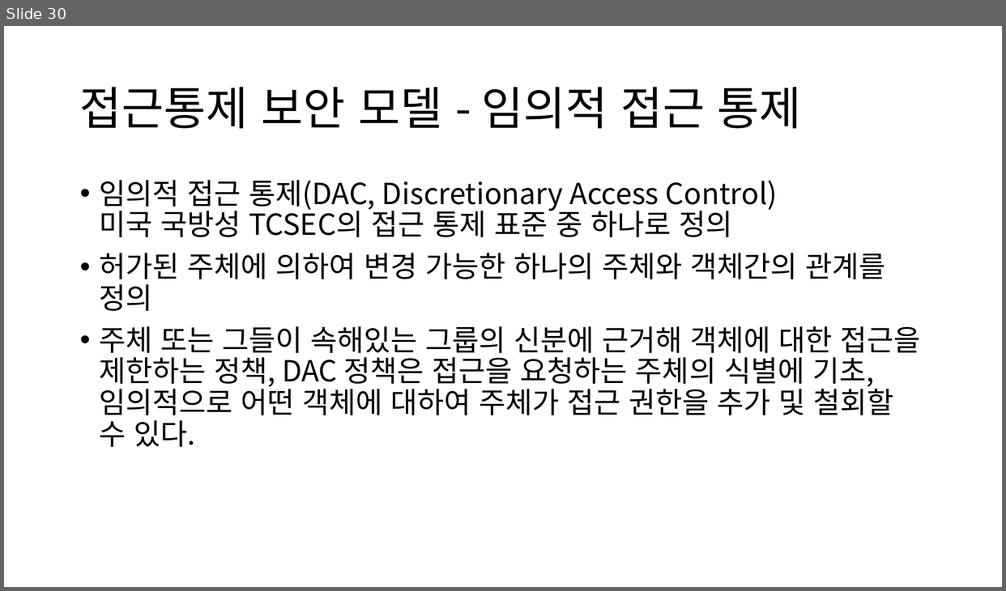
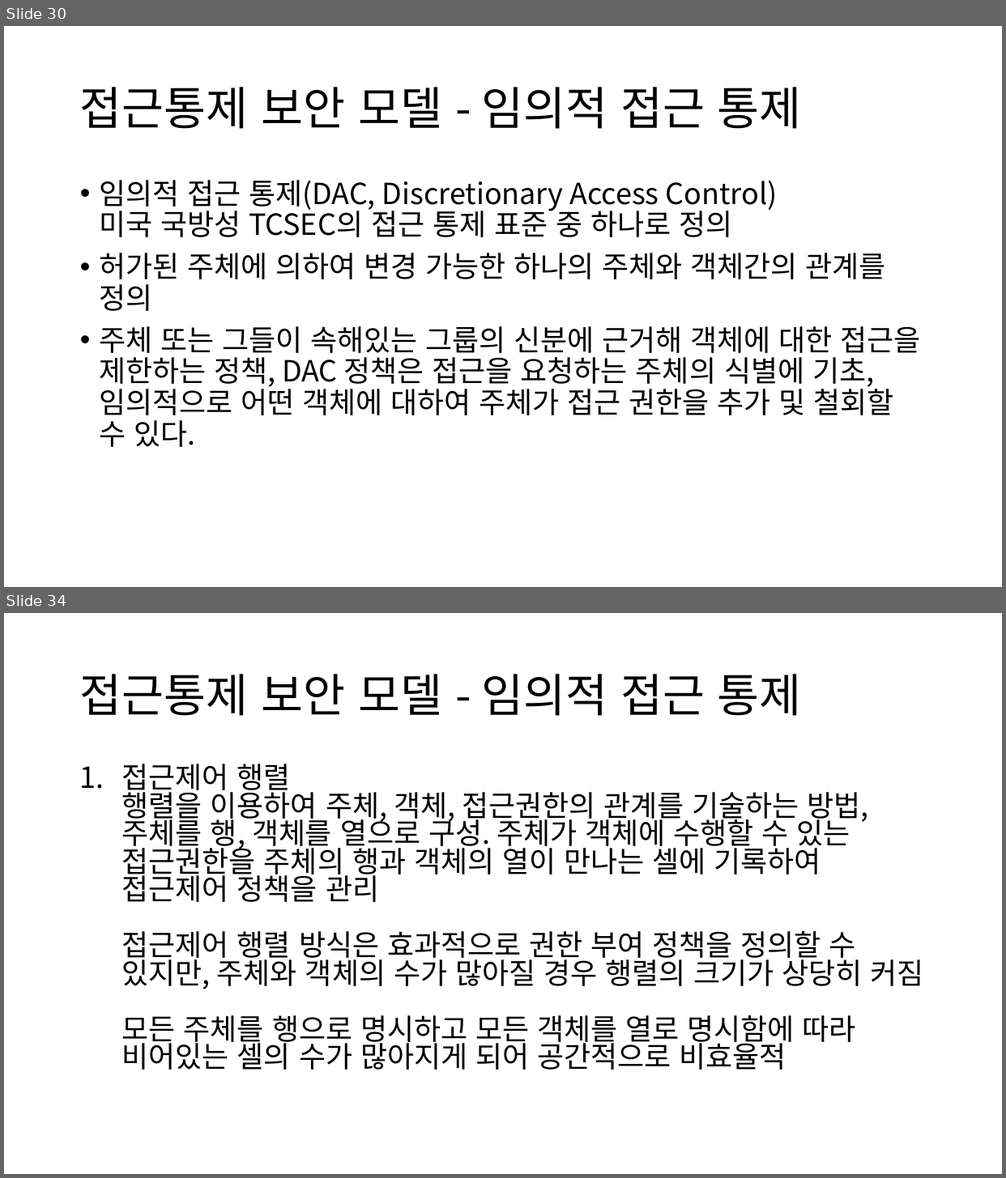
Before and after one commit to YJLII/Security, a slide deck: 정보보호론 Part 03 접근통제.pptx. Shown one above the other, each under a label of ours: slide 30 before the commit, slides 30 and 34 after it; the slides between them are not shown. The pictures are 1006x591 and 1006x1178 pixels, drawn with LibreOffice and Linux fonts; fonts in the diff are those of the drawing. Boxes give left, top, right and bottom in pixels: in the first picture for what was removed or moved away, otherwise in the second. Text is boxed around its words. In the diff, an @@ line names an element or a change of style, - is before the commit and + after.

```diff
--- a/정보보호론 Part 03 접근통제.pptx
+++ b/정보보호론 Part 03 접근통제.pptx
@@ slide 34 added at bbox=[4, 613, 1002, 1174], background #FFFFFF @@
@@ title added at bbox=[80, 674, 802, 716], 44 pt, text #000000 @@
+접근통제 보안 모델 - 임의적 접근 통제
@@ text added at bbox=[122, 764, 923, 1070], 28 pt, text #000000 @@
+1. 접근제어 행렬
+   행렬을 이용하여 주체, 객체, 접근권한의 관계를 기술하는 방법, 주체를 행, 객체를 열으로 구성. 주체가 객체에 수행할 수 있는 접근권한을 주체의 행과 객체의 열이 만나는 셀에 기록하여 접근제어 정책을 관리
+   접근제어 행렬 방식은 효과적으로 권한 부여 정책을 정의할 수 있지만, 주체와 객체의 수가 많아질 경우 행렬의 크기가 상당히 커짐
+   모든 주체를 행으로 명시하고 모든 객체를 열로 명시함에 따라 비어있는 셀의 수가 많아지게 되어 공간적으로 비효율적
```
Also in this commit, not shown: 1 slide changed, 7 other slides added.
